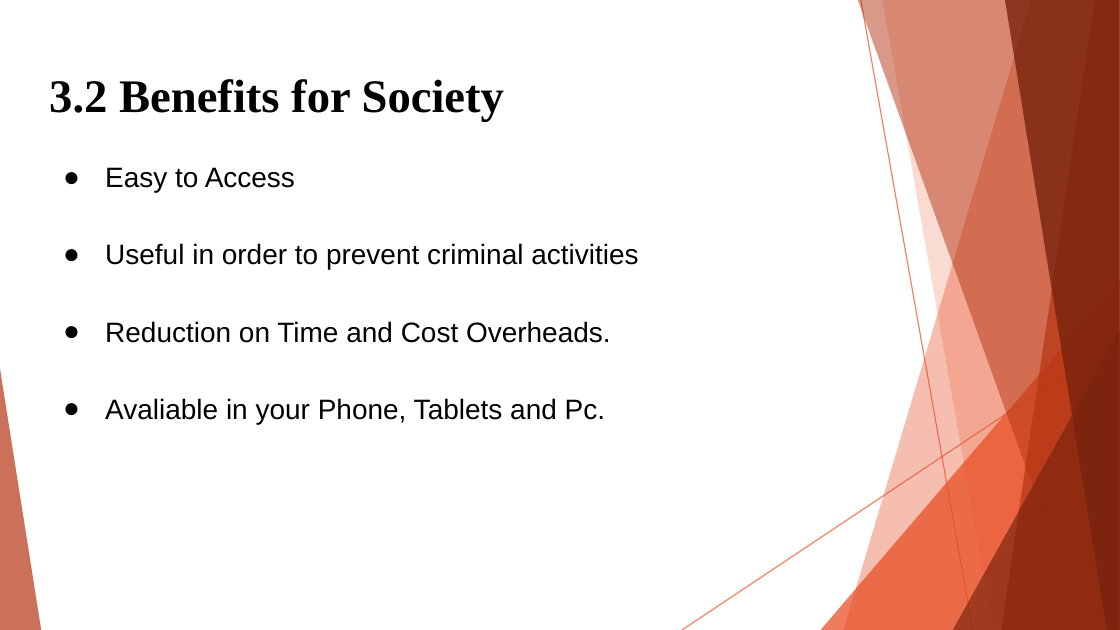
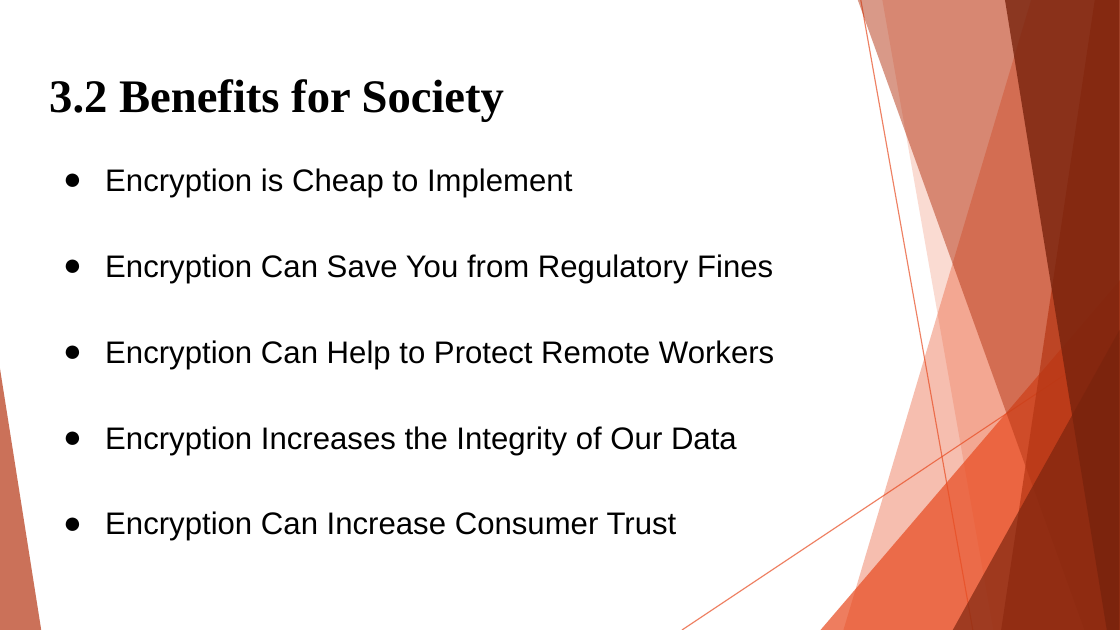
Before and after one commit to SmitPanchal61/Secerative, a slide deck: slide 9 of docs/SE_Mini Project_Presentation1_2021-2022_Group_14.pptx (slide 10 before the commit). Drawn at 1120x630 pixels with LibreOffice and Linux fonts; fonts in the diff are those of the drawing. Boxes give left, top, right and bottom in pixels: in the first picture for what was removed or moved away, otherwise in the second. Text is boxed around its words. In the diff, an @@ line names an element or a change of style, - is before the commit and + after.

```diff
--- a/docs/SE_Mini Project_Presentation1_2021-2022_Group_14.pptx
+++ b/docs/SE_Mini Project_Presentation1_2021-2022_Group_14.pptx
@@ text at (105, 168, 774, 541): text changed; size 18 to 20 pt @@
-● Easy to Access
-● Useful in order to prevent criminal activities
-● Reduction on Time and Cost Overheads.
-● Avaliable in your Phone, Tablets and Pc.
+● Encryption is Cheap to Implement
+● Encryption Can Save You from Regulatory Fines
+● Encryption Can Help to Protect Remote Workers
+● Encryption Increases the Integrity of Our Data
+● Encryption Can Increase Consumer Trust
```
Also in this commit, not shown: 1 other slide changed, 2 slides added, 3 slides removed, 1 other file.
